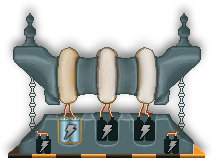
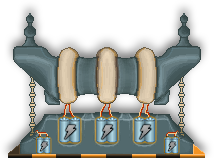
Before/after of a 216px x 158px layered artwork. What changed in the layer stack:
showed "battery copy 4" over [163, 136, 180, 155]
showed "battery copy 3" over [35, 136, 52, 155]
showed "battery copy 2" over [132, 115, 158, 145]
showed "battery copy" over [94, 115, 120, 145]
showed "endDoor_0005" over [24, 38, 190, 155]
hid "Layer 0" over [24, 38, 190, 155]
